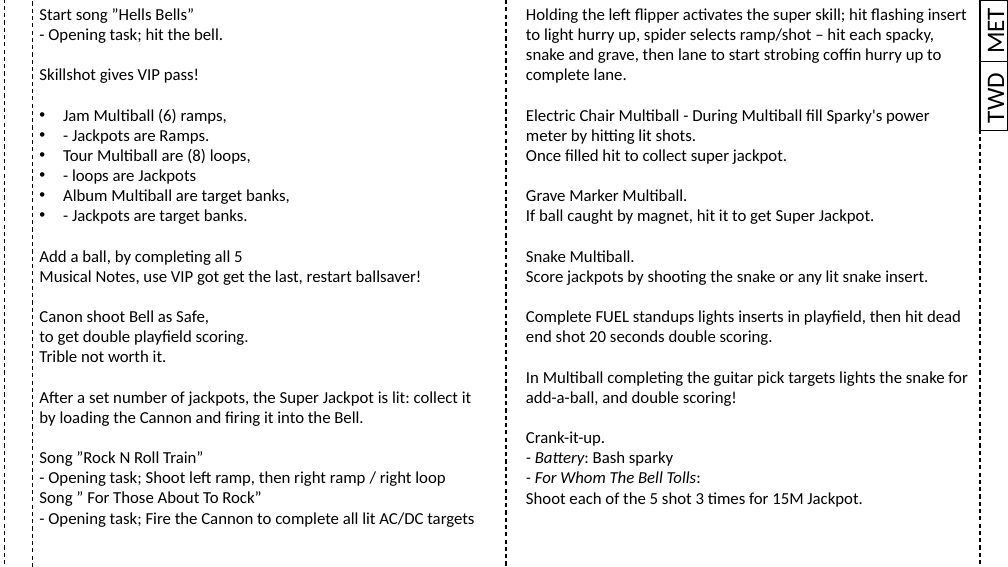
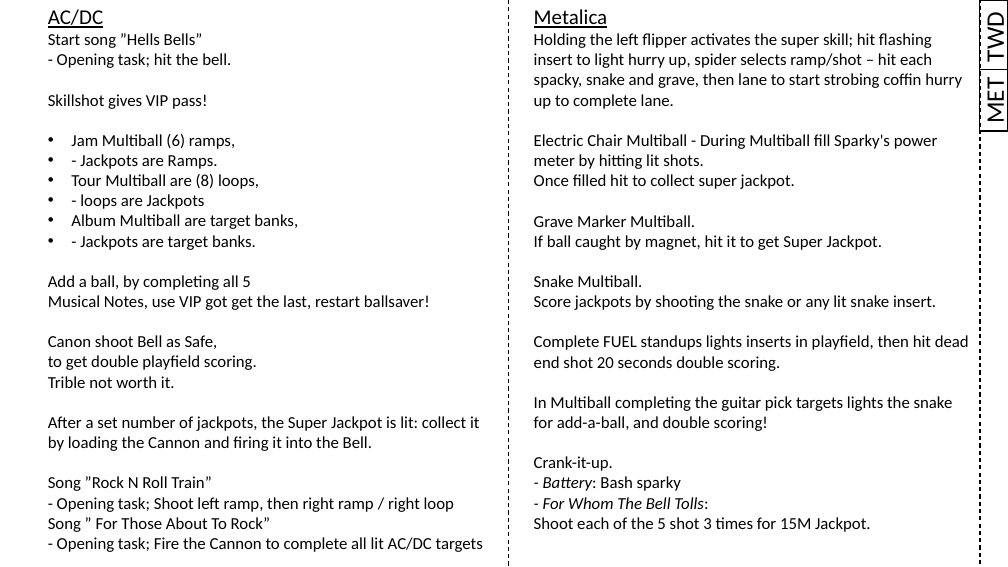
Before and after one commit to karstenbolge/PB, a slide deck: slide 1 of PB.pptx. Drawn at 1008x567 pixels with LibreOffice and Linux fonts; fonts in the diff are those of the drawing. Boxes give left, top, right and bottom in pixels: in the first picture for what was removed or moved away, otherwise in the second. Text is boxed around its words. In the diff, an @@ line names an element or a change of style, - is before the commit and + after.

```diff
--- a/PB.pptx
+++ b/PB.pptx
@@ line removed from (4, 0) to (4, 567) @@
@@ line removed from (32, 2) to (32, 567) @@
@@ text at (48, 33, 483, 552): paragraph added @@
+AC/DC
@@ text "AC/DC": place and size @@
-text "AC/DC" at (39, 68, 474, 527)
+text "AC/DC" at (48, 33, 483, 552)
@@ line moved from (506, 0) - (506, 567) to (509, 0) - (509, 567) @@
@@ text "Metalica": place and size @@
-text "Metalica" at (526, 8, 967, 507)
+text "Metalica" at (534, 9, 969, 532)
@@ text at (534, 9, 608, 28): paragraph added @@
+Metalica
@@ rectangle "TWD": place and size @@
-rectangle "TWD" at (980, 61, 1008, 130)
+rectangle "TWD" at (980, 1, 1008, 70)
@@ rectangle "MET": place and size @@
-rectangle "MET" at (980, 0, 1008, 61)
+rectangle "MET" at (980, 70, 1008, 131)
```
Also in this commit, not shown: 1 other slide changed.
